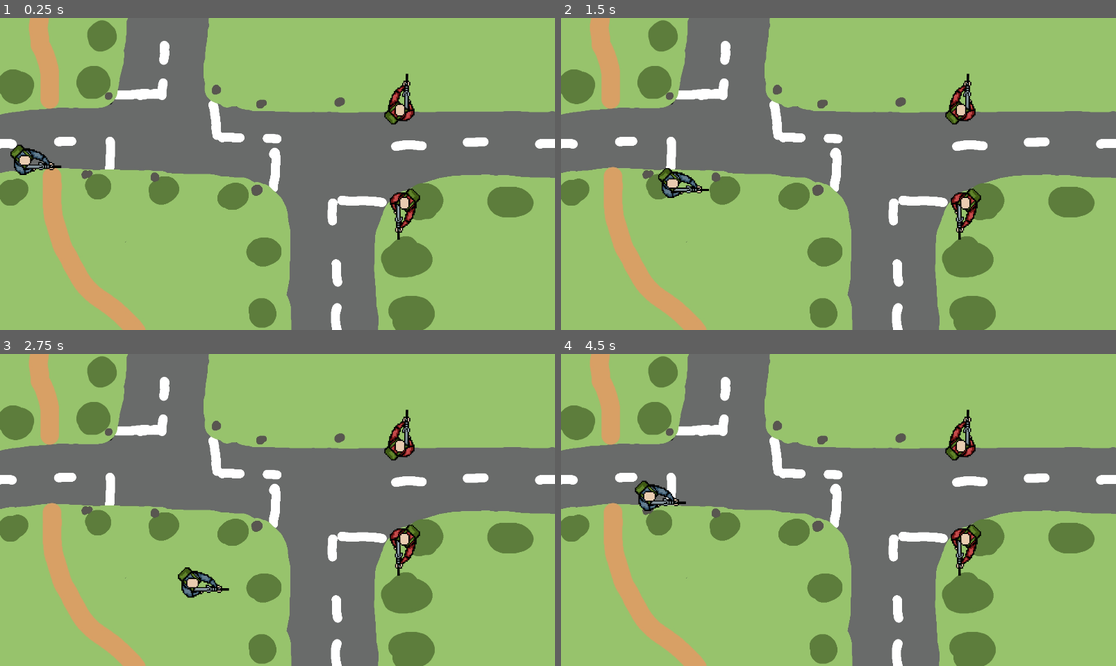
Above: before the commit, frames 1-4 (two rows, left to right).
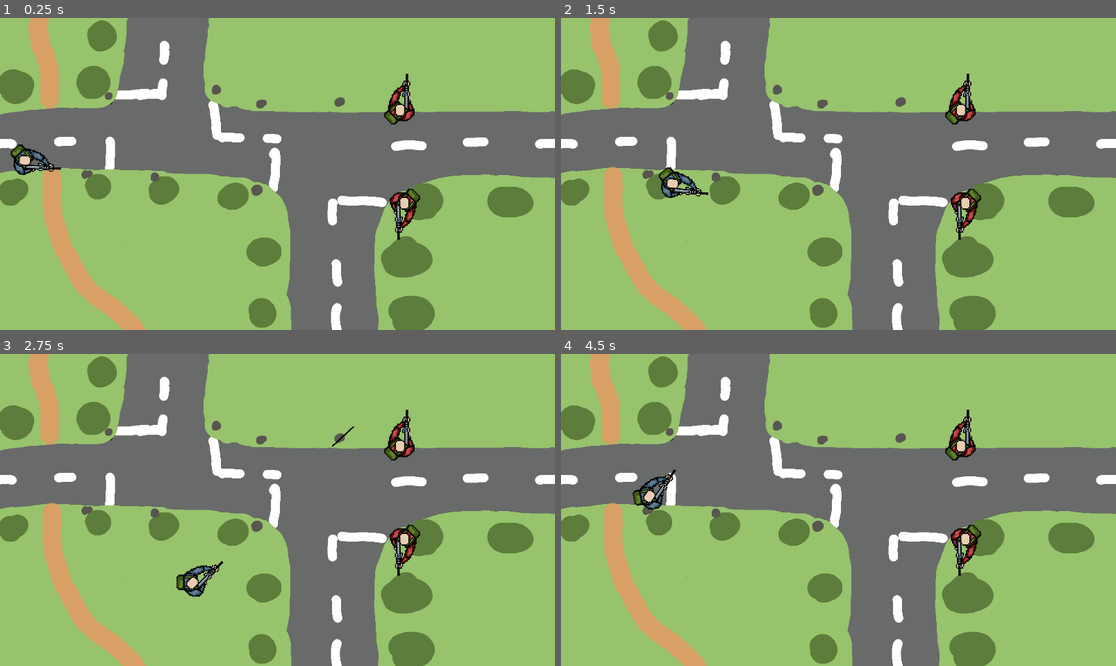
Above: after the commit, the same moments.

Repository: DCel567/shoot_n_go
Game: Godot game, scene res://scenes/level.tscn
The game is run twice, just before and just after one commit, with the same random seed, the same clock (stepped at 60 frames per second) and the same inputs.
Inputs (mouse positions are in pixels of both pictures, inside the frame that each line leads up to):
- Up to frame 1 (0.25 s): no input
- Up to frame 2 (1.5 s): tap Enter at 0.5 s; move the mouse to (960, 158) at 0.52 s; press the mouse at (960, 158) at 0.53 s; hold D (move_right) 0.53-1.28 s; move the mouse to (727, 189) at 1.27 s; release the mouse at (727, 189) at 1.28 s; hold Down (move_backward) from 1.28 s (still down); click (727, 189) at 1.35 s
- Up to frame 3 (2.75 s): move the mouse to (333, 441) at 2.02 s; release Down (move_backward) at 2.03 s; press the mouse at (333, 441) at 2.03 s; hold D (move_right) from 2.03 s (still down)
- Up to frame 4 (4.5 s): move the mouse to (810, 572) at 2.77 s; release D (move_right) at 2.78 s; release the mouse at (810, 572) at 2.78 s; hold Up (move_forward) 2.78-3.53 s; click (810, 572) at 2.85 s; move the mouse to (1005, 556) at 3.52 s; press the mouse at (1005, 556) at 3.53 s; hold A (move_left) from 3.53 s (still down); move the mouse to (672, 463) at 4.27 s; release the mouse at (672, 463) at 4.28 s; click (672, 463) at 4.35 s

The runs differ from the first frame. In frame 1, 0.2% of the frame differs, in the area x 1-12%, y 40-51%; in frame 2, 0.3%; in frame 3, 0.6%, in the area x 31-64%, y 23-79%; in frame 4, 0.6%.

Commit message:
shooting added

Diff:
--- /dev/null
+++ b/scenes/black_bullet.gd
@@ -0,0 +1,7 @@
+extends Area2D
+
+@export var speed : int
+var direction = Vector2.RIGHT
+
+func _physics_process(delta):
+	position += speed * direction
--- /dev/null
+++ b/scenes/black_bullet.tscn
@@ -0,0 +1,20 @@
+[gd_scene load_steps=4 format=3 uid="uid://cbuc4h17xmmwp"]
+
+[ext_resource type="Script" path="res://scenes/black_bullet.gd" id="1_c61tb"]
+[ext_resource type="Texture2D" uid="uid://5sq7726onuh5" path="res://graphics/black_bullet.png" id="1_cisl7"]
+
+[sub_resource type="RectangleShape2D" id="RectangleShape2D_rm6xa"]
+size = Vector2(10, 100)
+
+[node name="Area2D" type="Area2D"]
+script = ExtResource("1_c61tb")
+speed = 60
+
+[node name="BlackBullet" type="Sprite2D" parent="."]
+position = Vector2(0, -50)
+scale = Vector2(0.5, 1)
+texture = ExtResource("1_cisl7")
+
+[node name="CollisionShape2D" type="CollisionShape2D" parent="."]
+position = Vector2(0, -50)
+shape = SubResource("RectangleShape2D_rm6xa")
--- a/scenes/level.gd
+++ b/scenes/level.gd
@@ -1,5 +1,6 @@
 extends Node2D
 
+var black_bullet_scene : PackedScene = preload("res://scenes/black_bullet.tscn")
 
 # Called when the node enters the scene tree for the first time.
 func _ready():
@@ -10,6 +11,12 @@
 func _process(delta):
 	pass
 
+func _on_player_shoot(pos, direction):
+	var bullet = black_bullet_scene.instantiate() as Area2D
+	bullet.position = pos
 
-func _on_player_player_shoot():
-	print("bullet from level")
+	bullet.rotation_degrees = rad_to_deg(direction.angle()) + (90 + randi() % 6 - 3)
+	bullet.direction = Vector2.from_angle(bullet.rotation - PI/2)
+	print(bullet.rotation)
+
+	$Projectiles.add_child(bullet)
--- a/scenes/level.tscn
+++ b/scenes/level.tscn
@@ -12,7 +12,7 @@
 position = Vector2(960, 540)
 texture = ExtResource("1_0kv0n")
 
-[node name="player" parent="." instance=ExtResource("2_eu0ep")]
+[node name="Player" parent="." instance=ExtResource("2_eu0ep")]
 position = Vector2(86, 493)
 
 [node name="red_soldier" parent="." instance=ExtResource("3_rfuek")]
@@ -23,4 +23,6 @@
 position = Vector2(1399, 641)
 rotation = 1.55509
 
-[connection signal="player_shoot" from="player" to="." method="_on_player_player_shoot"]
+[node name="Projectiles" type="Node2D" parent="."]
+
+[connection signal="player_shoot" from="Player" to="." method="_on_player_shoot"]
--- a/scenes/player.gd
+++ b/scenes/player.gd
@@ -1,28 +1,34 @@
 extends CharacterBody2D
 
-signal player_shoot()
+signal player_shoot(pos, angle)
 
-const SPEED = 400
+@export var speed : int = 400
 var can_shoot : bool = true
 
-# Called when the node enters the scene tree for the first time.
+
 func _ready():
 	$shoot_timer.wait_time = 0.5
 
-# Called every frame. 'delta' is the elapsed time since the previous frame.
 func _process(delta):
 	pass
 
 func _physics_process(delta):
 	var direction = Input.get_vector("move_left", "move_right", "move_forward", "move_backward")
 
-	velocity = direction * SPEED
+	velocity = direction * speed
 	move_and_slide()
 
+	var player_direction = get_global_mouse_position()
+
+	look_at(player_direction)
+
 	if Input.is_action_pressed("primary_action") and can_shoot:
-		player_shoot.emit()
+		var bullet_direction = (player_direction - position).normalized()
+		var bullet_position = $BulletStartPositions.global_position
 		can_shoot = false
 		$shoot_timer.start()
+
+		player_shoot.emit(bullet_position, bullet_direction)
 
 
 func _on_shoot_timer_timeout():
--- a/scenes/player.tscn
+++ b/scenes/player.tscn
@@ -7,7 +7,7 @@
 radius = 39.0
 height = 142.0
 
-[node name="player" type="CharacterBody2D"]
+[node name="Player" type="CharacterBody2D"]
 script = ExtResource("1_aw34g")
 
 [node name="BlueSoldier" type="Sprite2D" parent="."]
@@ -21,4 +21,7 @@
 
 [node name="shoot_timer" type="Timer" parent="."]
 
+[node name="BulletStartPositions" type="Marker2D" parent="."]
+position = Vector2(126, 22)
+
 [connection signal="timeout" from="shoot_timer" to="." method="_on_shoot_timer_timeout"]
Binary file added: graphics/black_bullet.png
Not shown, added: graphics/black_bullet.png.import
